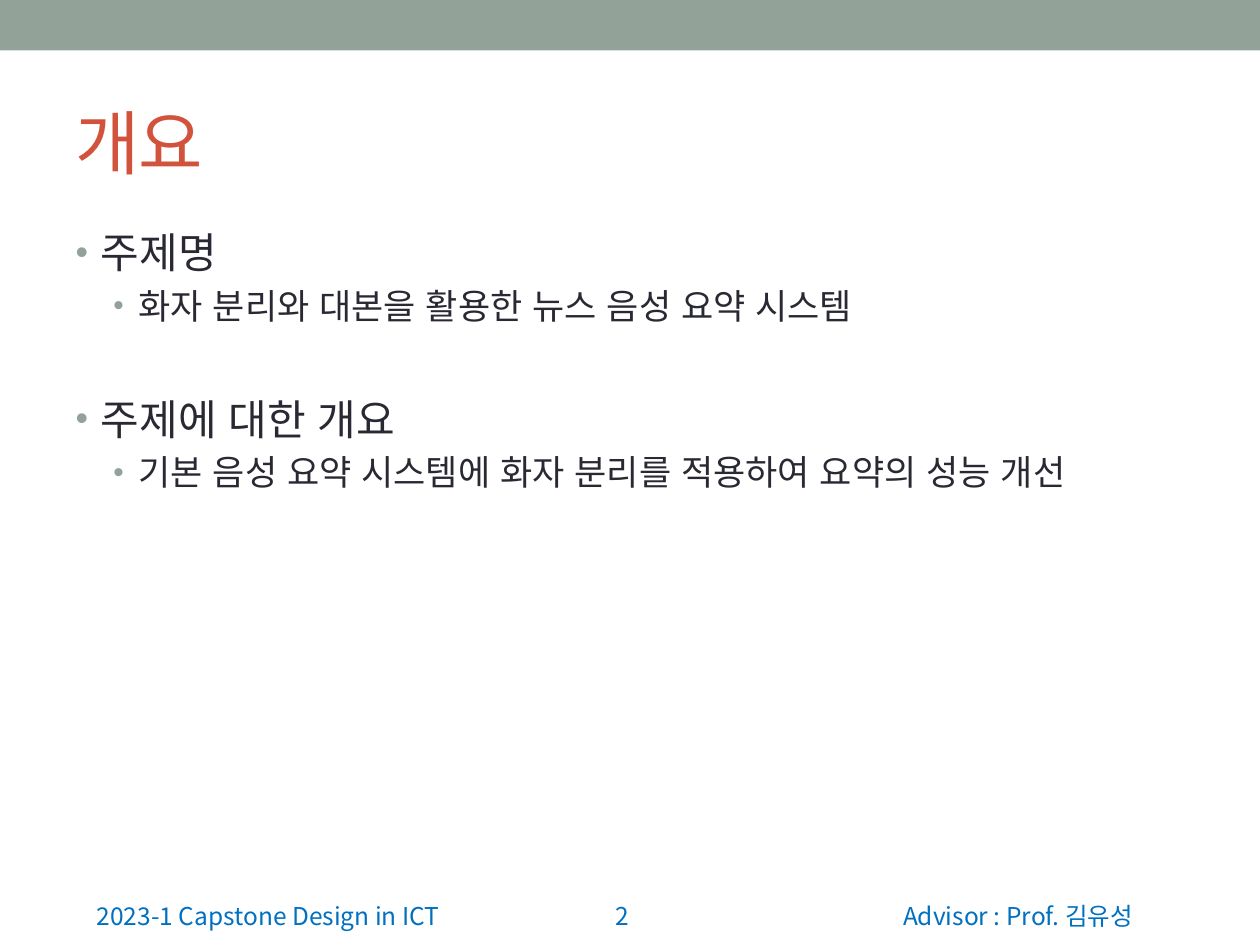
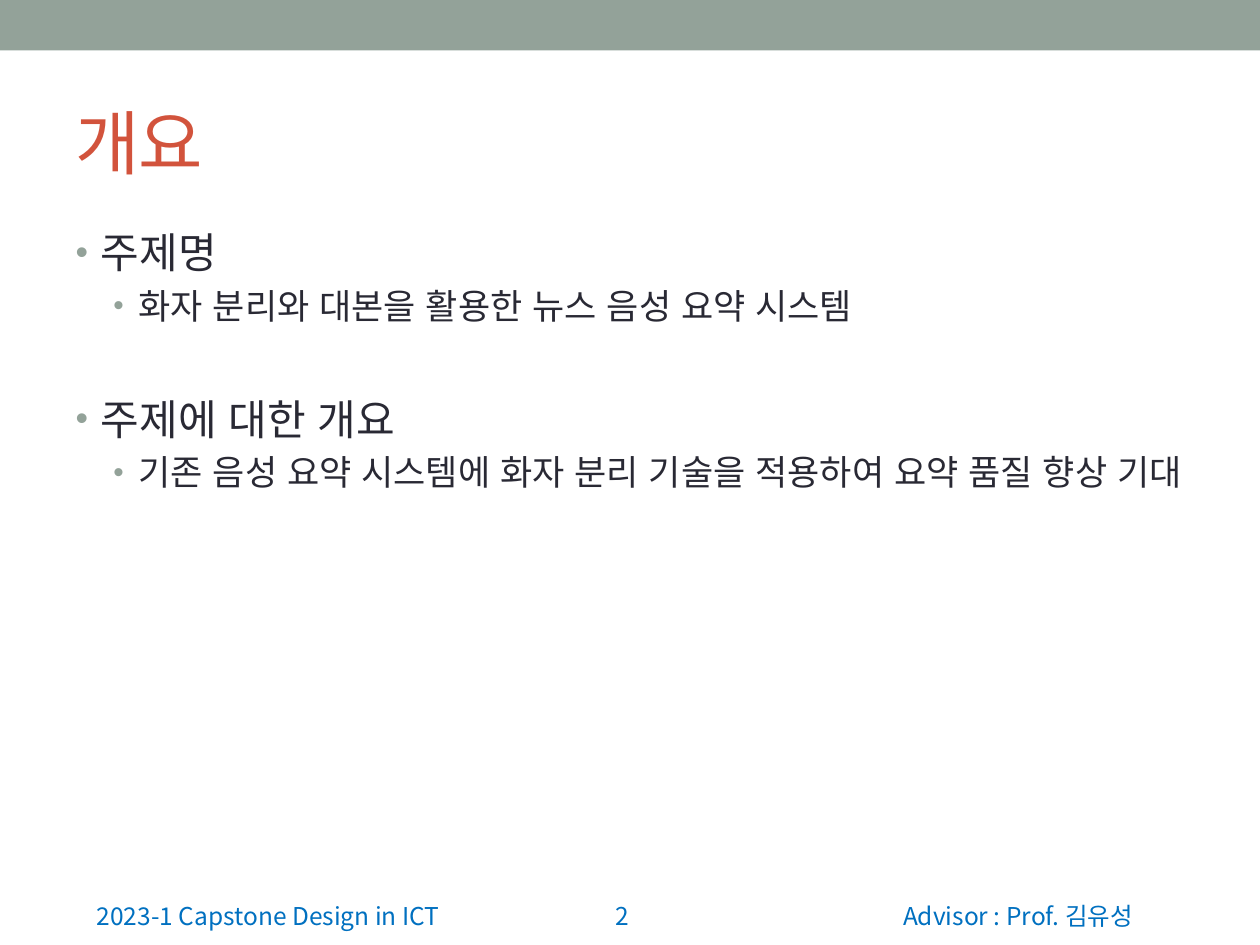
Before and after one commit to wonchul98/audio-to-summary, a slide deck: slide 2 of ppt/정보통신종합설계 중간발표 앞부분.pptx. Drawn at 1260x945 pixels with LibreOffice and Linux fonts; fonts in the diff are those of the drawing. Boxes give left, top, right and bottom in pixels: in the first picture for what was removed or moved away, otherwise in the second. Text is boxed around its words. In the diff, an @@ line names an element or a change of style, - is before the commit and + after.

```diff
--- a/ppt/정보통신종합설계 중간발표 앞부분.pptx
+++ b/ppt/정보통신종합설계 중간발표 앞부분.pptx
@@ text at [139, 455, 1181, 488]: text changed @@
-  • 기본 음성 요약 시스템에 화자 분리를 적용하여 요약의 성능 개선
+  • 기존 음성 요약 시스템에 화자 분리 기술을 적용하여 요약 품질 향상 기대
```
Also in this commit, not shown: 3 other slides changed, 7 slides added, 2 other files.
